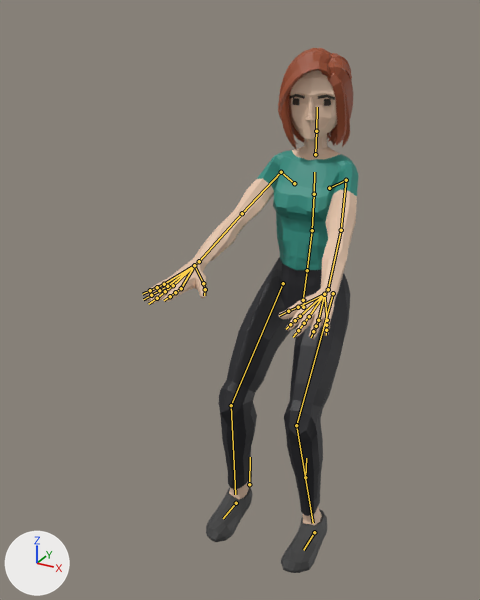
A saved change to the glTF model js/models/avatars/club-crowd-f2.glb.
The view is the same before and after, from a 50 mm camera at (0.849, -2.186, 1.805) aimed at (-0.105, -0.453, 0.938). Lighting does not change. The marker at lower left points along +X, +Y and +Z. The older version comes first. Both versions are drawn at frame 172 of the action 'Seated_Loop'; the numbers are the values there. The bones that change, and the others that lie on the model, are drawn over the model as lines.

Objects in the first picture: 'Casual_Body'.
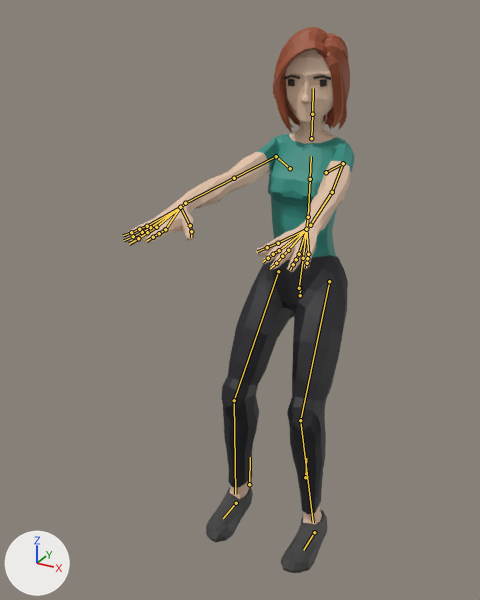
Where the change shows, as pixel boxes (x1, y1, x2, y2) in the pictures (480 x 600 px):
'Casual_Body', posed (7% wider)
    before: (143, 48, 358, 573)
    after: (124, 27, 355, 573)
bone 'Body', root to tip
    before: (303, 307) to (304, 299)
    after: (300, 295) to (300, 287)
bone 'UpperArm.L', root to tip
    before: (346, 180) to (341, 230)
    after: (343, 163) to (332, 192)
bone 'LowerArm.L', root to tip
    before: (341, 230) to (328, 289)
    after: (332, 192) to (310, 225)
bone 'Wrist.L', root to tip
    before: (328, 289) to (324, 294)
    after: (310, 225) to (306, 229)
bone 'UpperArm.R', root to tip
    before: (281, 172) to (242, 213)
    after: (276, 156) to (234, 178)
bone 'LowerArm.R', root to tip
    before: (242, 213) to (199, 261)
    after: (234, 178) to (185, 203)
bone 'Wrist.R', root to tip
    before: (199, 261) to (194, 265)
    after: (185, 203) to (180, 207)
bone 'UpperLeg.L', root to tip
    before: (333, 293) to (296, 425)
    after: (329, 281) to (300, 420)
bone 'LowerLeg.L', root to tip
    before: (296, 425) to (313, 523)
    after: (300, 420) to (313, 522)
bone 'UpperLeg.R', root to tip
    before: (283, 283) to (231, 405)
    after: (278, 271) to (234, 400)
bone 'LowerLeg.R', root to tip
    before: (231, 405) to (235, 494)
    after: (234, 400) to (235, 494)

The edits, one by one:
Bone 'Body' (bone_body) moves from (0.0, -0.15, 0.1) to (0.0, -0.09, 0.14).
Bone 'UpperArm.L' (bone_upperarm_l) turns from (-34, -20, -61) to (-10, -8, -77) degrees about its own x, y and z.
Bone 'LowerArm.L' (bone_lowerarm_l) turns from (0, 6, 5) to (1, 3, 5) degrees about its own x, y and z.
Bone 'Wrist.L' (bone_wrist_l) turns from (15, 19, -20) to (-2, 0, -14) degrees about its own x, y and z.
Bone 'UpperArm.R' (bone_upperarm_r) turns from (-32, 21, 62) to (-9, 8, 78) degrees about its own x, y and z.
Bone 'LowerArm.R' (bone_lowerarm_r) turns from (0, -6, -5) to (1, -3, -5) degrees about its own x, y and z.
Bone 'Wrist.R' (bone_wrist_r) turns from (11, -15, 19) to (-6, 4, 13) degrees about its own x, y and z.
Bone 'UpperLeg.L' (bone_upperleg_l) turns from (-35, -1, -3) to (-25, -1, -4) degrees about its own x, y and z.
Bone 'LowerLeg.L' (bone_lowerleg_l) turns from (49, 2, 0) to (36, 2, 0) degrees about its own x, y and z.
Bone 'UpperLeg.R' (bone_upperleg_r) turns from (-35, 1, 3) to (-25, 1, 4) degrees about its own x, y and z.
Bone 'LowerLeg.R' (bone_lowerleg_r) turns from (49, -2, 0) to (36, -2, 0) degrees about its own x, y and z.
